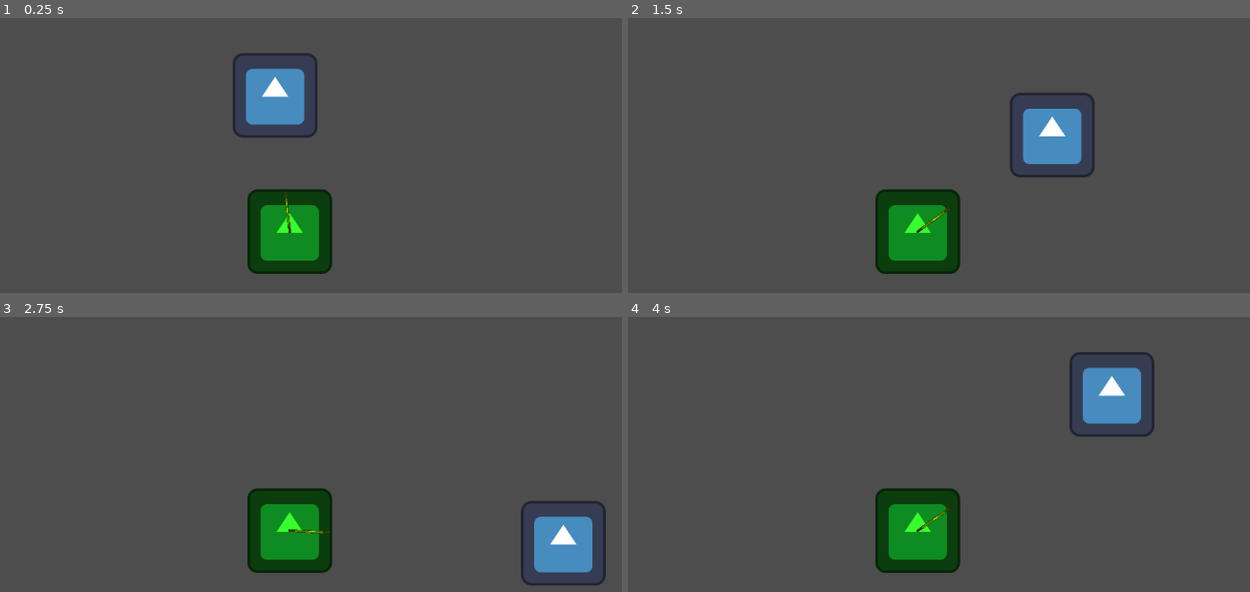
Above: before the commit, frames 1-4 (two rows, left to right).
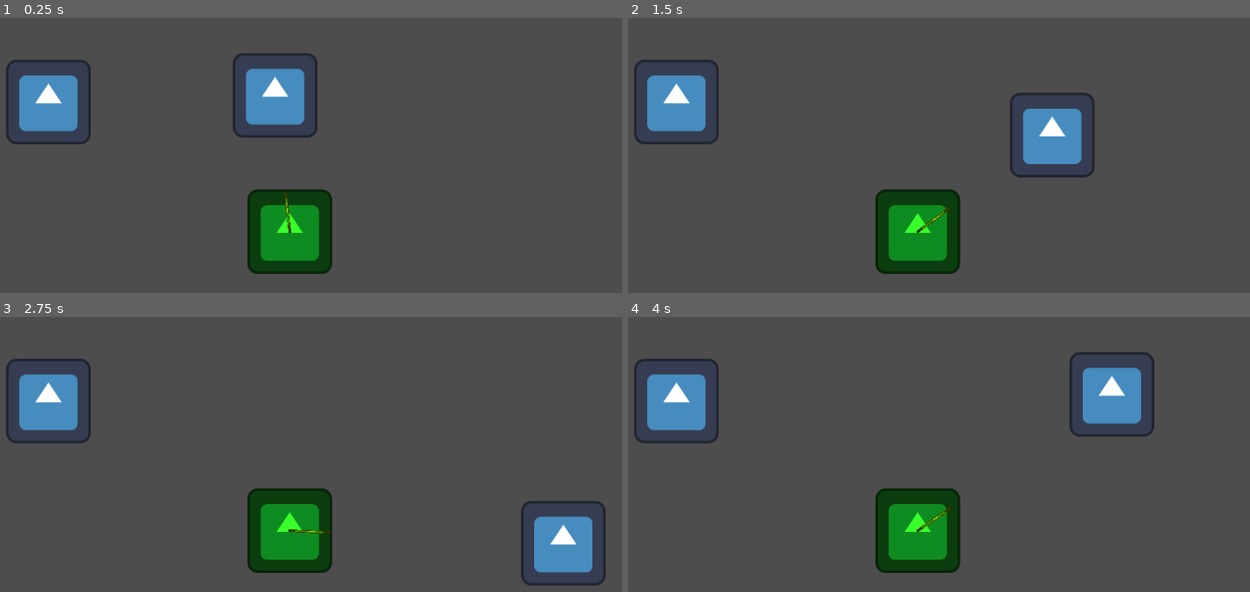
Above: after the commit, the same moments.

Repository: ALI-Sulieman/Eye
Game: Godot game, scene res://levels/level_1/level_1.tscn
The game is run twice, just before and just after one commit, with the same random seed, the same clock (stepped at 60 frames per second) and the same inputs. The engine's default icon, where the game draws it, is replaced by a stand-in: a white triangle on a blue panel in a dark square.
Inputs:
- Up to frame 1 (0.25 s): no input
- Up to frame 2 (1.5 s): tap Enter at 0.5 s; hold Right (ui_right) 0.53-1.28 s; hold Down (ui_down) from 1.28 s (still down)
- Up to frame 3 (2.75 s): release Down (ui_down) at 2.03 s; hold Right (ui_right) from 2.03 s (still down)
- Up to frame 4 (4 s): release Right (ui_right) at 2.78 s; hold Up (ui_up) 2.78-3.53 s; hold Left (ui_left) from 3.53 s (still down)

The runs differ from the first frame. In frame 1, 2.4% of the frame differs, in the area x 0-15%, y 15-46%; in frame 2, 2.4%; in frame 3, 2.4%; in frame 4, 2.4%.

Commit message:
new image

Diff:
--- a/levels/level_1/level_1.tscn
+++ b/levels/level_1/level_1.tscn
@@ -1,7 +1,8 @@
-[gd_scene load_steps=3 format=3 uid="uid://cjnucoy1vmc3f"]
+[gd_scene load_steps=4 format=3 uid="uid://cjnucoy1vmc3f"]
 
 [ext_resource type="PackedScene" uid="uid://d0hii824ov0rc" path="res://characters/eye/eye.tscn" id="1_cfi0n"]
 [ext_resource type="PackedScene" uid="uid://cixnjnctqgpyp" path="res://characters/player/player.tscn" id="2_g1smw"]
+[ext_resource type="Texture2D" uid="uid://d0j7qv1enbv2q" path="res://icon.svg" id="3_4pog6"]
 
 [node name="Level1" type="Node2D"]
 
@@ -11,3 +12,7 @@
 
 [node name="Player" parent="." instance=ExtResource("2_g1smw")]
 position = Vector2(506, 117)
+
+[node name="Icon" type="Sprite2D" parent="."]
+position = Vector2(164, 127)
+texture = ExtResource("3_4pog6")
